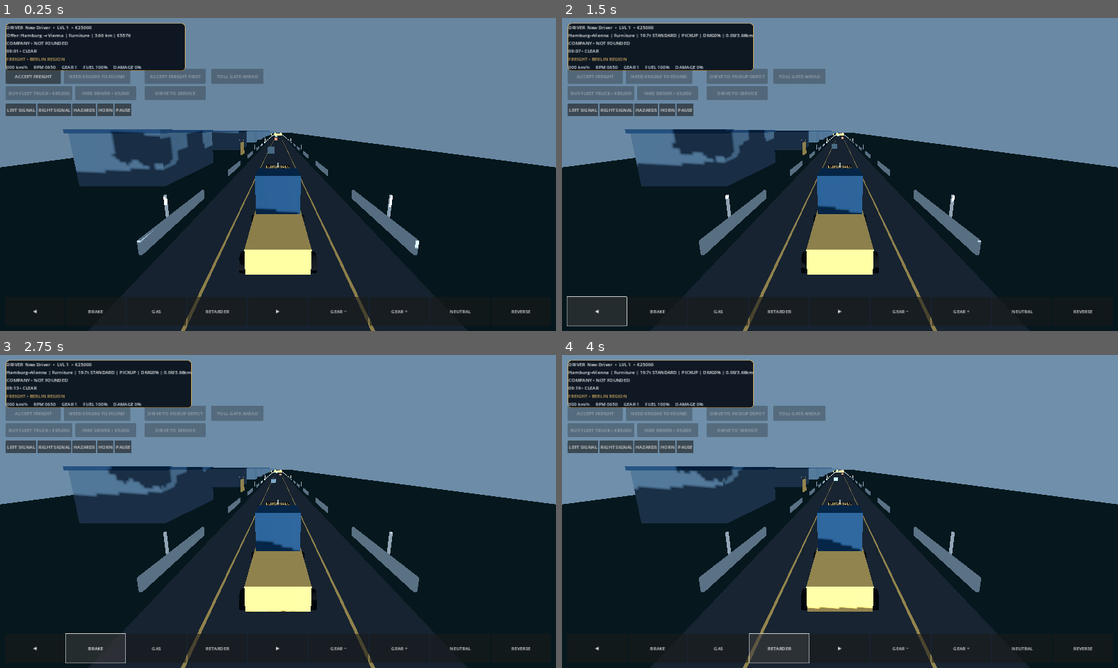
Above: before the commit, frames 1-4 (two rows, left to right).
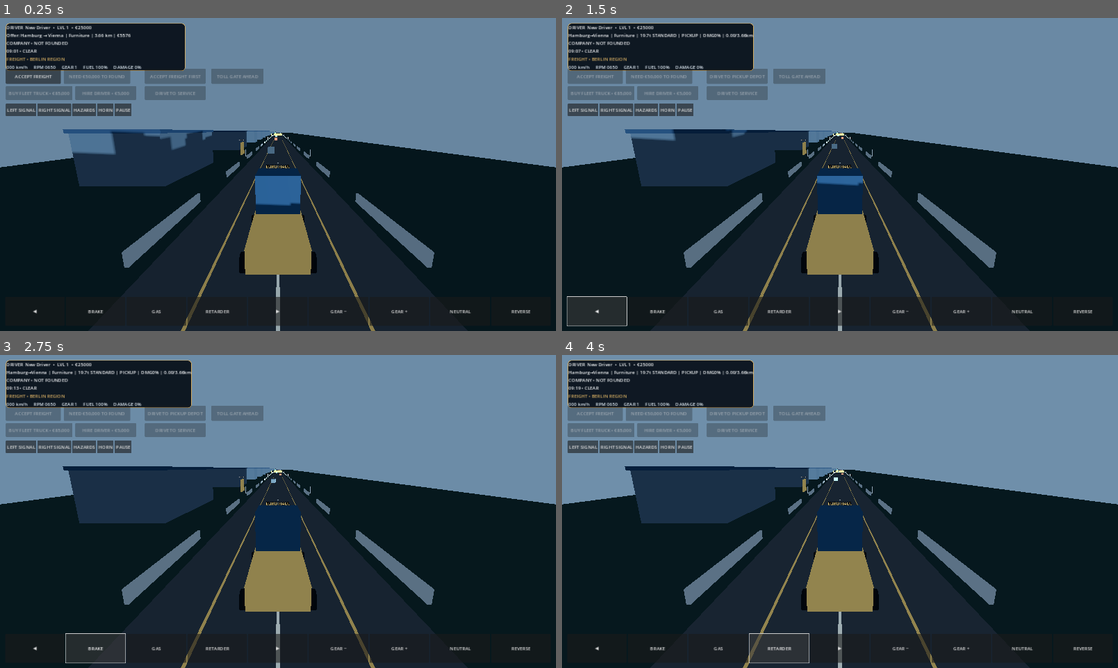
Above: after the commit, the same moments.

Repository: haseebop668-a11y/EURO-HAUL
Game: Godot game, scene res://Scenes/Main.tscn
Two runs of this game, one before a commit and one after it. Both use one fixed random seed, a clock stepped at 60 frames per second and the inputs below.
Inputs:
- Up to frame 1 (0.25 s): no input
- Up to frame 2 (1.5 s): click "ACCEPT FREIGHT" at 0.5 s; click "◀" at 1.25 s
- Up to frame 3 (2.75 s): click "BRAKE" at 2 s
- Up to frame 4 (4 s): click "GAS" at 2.75 s; click "RETARDER" at 3.5 s

The runs differ from the first frame. In frame 1, 2.7% of the frame differs, in the area x 13-79%, y 36-100%; in frame 2, 3.4%; in frame 3, 3.7%, in the area x 11-79%, y 35-100%; in frame 4, 3.3%.

Commit message:
fix: align motorway geometry with the 900m road recycling interval

Diff:
--- a/Godot/Scripts/main.gd
+++ b/Godot/Scripts/main.gd
@@ -169,15 +169,15 @@
 	add_child(world_cycle)
 
 func _build_world() -> void:
-	_add_box("Ground", Vector3(0, -0.65, -ROAD_LENGTH * 0.5), Vector3(100, 1, ROAD_LENGTH), Color("#172b2d"), true)
-	_add_box("European motorway", Vector3(0, -0.05, -ROAD_LENGTH * 0.5), Vector3(12, 0.2, ROAD_LENGTH), Color("#303a43"), true)
+	_add_box("Ground", Vector3(0, -0.65, 20.0 - ROAD_LENGTH * 0.5), Vector3(100, 1, ROAD_LENGTH), Color("#172b2d"), true)
+	_add_box("European motorway", Vector3(0, -0.05, 20.0 - ROAD_LENGTH * 0.5), Vector3(12, 0.2, ROAD_LENGTH), Color("#303a43"), true)
 	for x in [-3.0, 3.0]:
-		_add_box("Road edge", Vector3(x, 0.07, -ROAD_LENGTH * 0.5), Vector3(0.12, 0.025, ROAD_LENGTH), GOLD, false)
-	for z in range(0, -int(ROAD_LENGTH), -12):
+		_add_box("Road edge", Vector3(x, 0.07, 20.0 - ROAD_LENGTH * 0.5), Vector3(0.12, 0.025, ROAD_LENGTH), GOLD, false)
+	for z in range(20, -int(ROAD_LENGTH) + 20, -12):
 		_add_box("Lane dash", Vector3(0, 0.075, float(z)), Vector3(0.14, 0.025, 5.5), Color("#e7e5d7"), false)
 	for side in [-1.0, 1.0]:
-		for i in range(45):
-			var z := -float(i) * 19.0 - 12.0
+		for i in range(48):
+			var z := -float(i) * 19.0 + 8.0
 			_add_box("Roadside barrier", Vector3(side * 7.0, 0.45, z), Vector3(0.18, 0.8, 9.0), Color("#8b969e"), true)
 			if i % 3 == 0:
 				_add_box("Roadside marker", Vector3(side * 8.0, 0.9, z), Vector3(0.16, 1.8, 0.16), Color("#d8dce0"), false)
